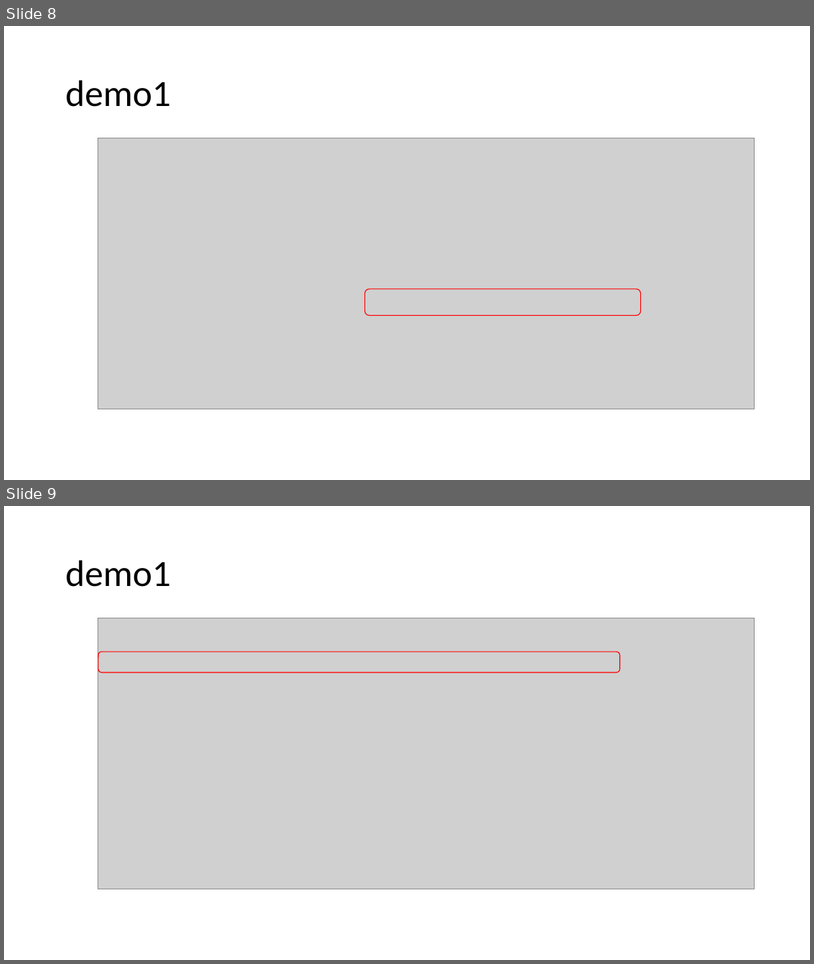
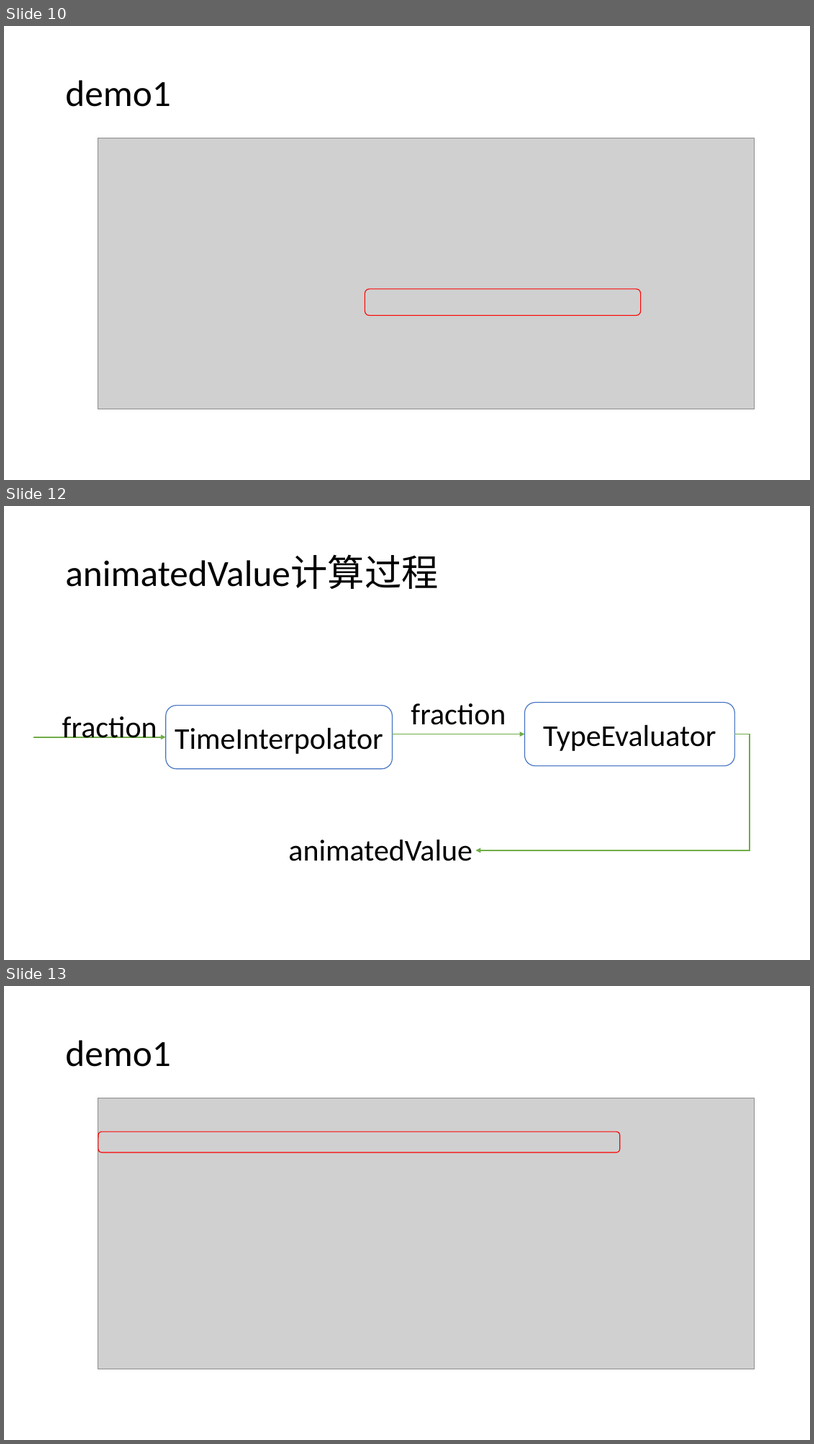
Before and after one commit to hua3505/Share, a slide deck: AnimationSkillShare/动画实用技巧.pptx. Shown one above the other, each under a label of ours: slides 8 and 9 before the commit, slides 10, 12 and 13 after it; the slides between them are not shown. The pictures are 814x964 and 814x1444 pixels, drawn with LibreOffice and Linux fonts; fonts in the diff are those of the drawing; grey boxes stand for pictures. Boxes give left, top, right and bottom in pixels: in the first picture for what was removed or moved away, otherwise in the second. Text is boxed around its words. In the diff, an @@ line names an element or a change of style, - is before the commit and + after.

```diff
--- a/AnimationSkillShare/动画实用技巧.pptx
+++ b/AnimationSkillShare/动画实用技巧.pptx
@@ slide 12 added at box(4, 506, 810, 960), background #FFFFFF @@
@@ title added at box(65, 555, 438, 589), 44 pt, text #000000 @@
+animatedValue计算过程
@@ text added at box(62, 716, 157, 738), 36 pt, text #000000 @@
+fraction
@@ rounded rectangle added at box(166, 705, 393, 769), fill #FFFFFF, outline #4472C4 1 pt @@
@@ text added at box(411, 703, 506, 725), 36 pt, text #000000 @@
+fraction
@@ rounded rectangle added at box(525, 702, 736, 765), fill #FFFFFF, outline #4472C4 1 pt @@
@@ arrow added from (34, 737) to (166, 737), #70AD47 1.5 pt @@
@@ text added at box(175, 728, 383, 754), 36 pt, text #000000 @@
+TimeInterpolator
@@ arrow added from (392, 734) to (525, 734), #70AD47 1.5 pt @@
@@ elbow arrow added from (736, 734) to (476, 850), #70AD47 1.5 pt @@
@@ text added at box(543, 725, 716, 751), 36 pt, text #000000 @@
+TypeEvaluator
@@ text added at box(288, 839, 473, 861), 36 pt, text #000000 @@
+animatedValue
@@ what was slide 8 is now slide 10 @@
@@ what was slide 9 is now slide 13 @@
```
Also in this commit, not shown: 1 slide changed, 8 other slides added, 1 slide removed, 9 other files.
